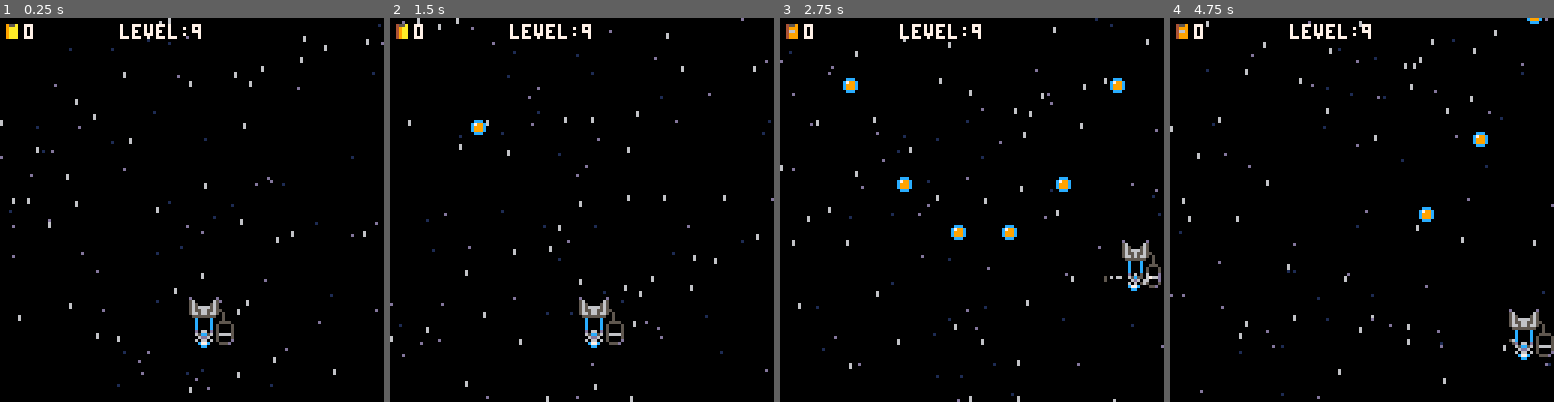
Above: before the commit, frames 1-4 (left to right).
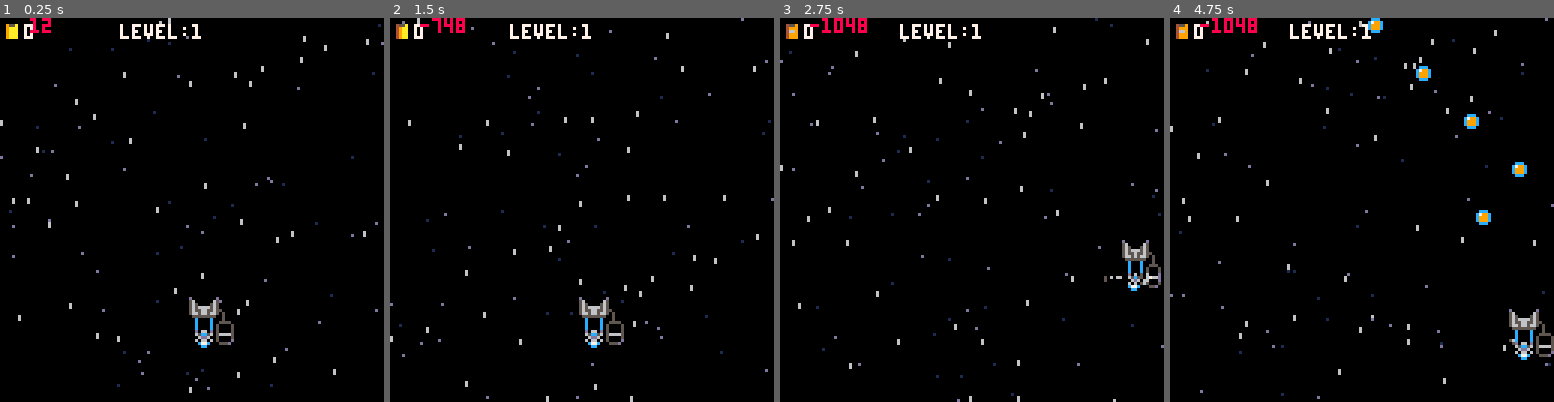
Above: after the commit, the same moments.

Repository: jacobneal65/drop-p8
Game: PICO-8 cartridge drop.p8
Same seed, same stepped clock (60 frames per second), same inputs: the game is played once before the commit and once after it.
Inputs:
- Up to frame 1 (0.25 s): no input
- Up to frame 2 (1.5 s): no input
- Up to frame 3 (2.75 s): hold Right 1.6-2.1 s; hold Up 2.15-2.42 s; hold Right from 2.47 s (still down)
- Up to frame 4 (4.75 s): release Right at 3.03 s; hold Left 3.08-3.58 s; hold Down 3.63-3.97 s; hold Right 4.02-4.68 s; hold Up from 4.73 s (still down)

The runs differ from the first frame. In frame 1, 0.2% of the frame differs, in the area x 7-53%, y 0-6%; in frame 2, 0.4%; in frame 3, 1.1%; in frame 4, 1.3%, in the area x 7-97%, y 0-54%.

Commit message:
adding a finite state machine

Diff:
--- a/drop.p8
+++ b/drop.p8
@@ -25,12 +25,12 @@
 	t_spr=64 --trash sprite
 	t_cnt=5
 	t_itrvl=16
-	t_ybnd=128
-	t_uybnd=-11
+	t_ybnd=128--lower y bound
+	t_uybnd=-11--upper y bound
 	t_grav=2
 	grav=2
 	frict=0.90
-	level=9--level
+	level=1--level
 	pt=0--points
 	pt_total=50
 	t=0
@@ -51,11 +51,14 @@
 		add(ss_ani,sss+i)
 	end
 
+	dots={}--used for preview
+	_upd=upd_player
+	_drw=drw_player
+
  load_trash()
 end
 
-function _update()
-t+=1
+function upd_player()
 	update_fx()
 	--plyr friction
 	p_dx*=frict
@@ -63,8 +66,6 @@
 
 	p_l=false
 	p_r=false
-	p_u=false
-	p_d=false
 	p_spr=3
 	b_spr=1
 	s_spr=19
@@ -89,8 +90,8 @@
 	 p_flp=true
 	end
 	--up/down
-	if (btn(2)) p_dy-=vacc p_u=true sfx(3)
-	if (btn(3)) p_dy+=vacc p_d=true sfx(2)
+	if (btn(2)) p_dy-=vacc sfx(3)
+	if (btn(3)) p_dy+=vacc sfx(2)
 
 	p_dx=(mid(-max_dx,p_dx,max_dx))
 	p_dy=(mid(-max_dy,p_dy,max_dy))
@@ -107,11 +108,29 @@
 	trash_update()
 
 	animatestars()
+end
+
+function _update()
+	t+=1
+	_upd()
 
 end
 
 function _draw()
 	cls()
+	_drw()
+
+	--debug
+	--debug_bounds()
+	offst=0
+	for txt in all(debug) do
+		print(txt,10,offst,8)
+		offst+=8
+	end
+end
+
+
+function drw_player()
 	starfield()
  	draw_fx()
  local t_px=flr(p_x)
@@ -150,14 +169,6 @@
 		fire(p_x+1,p_y+4,-0.5,0,1,2,f2c)
 	end
 
-	if p_u then
-		--fire(p_x+4,p_y+4,0,0.5,2,5,f1c)
-	elseif p_d then
-		--fire(p_x+4,p_y-2,0,0,-0.5,10,f2c)
-	else
-
-	end
-
 	--flame
 	f_sprs={5,6,7,6,5}
 	spr(get_frame(f_sprs,1),t_px,t_py+8)
@@ -170,38 +181,13 @@
 	pset(t.x+3,t.y+3,7)
 	end
 
+	for d in all(dots) do
+		circfill(d.x+4,d.y+4,2,8)
+	end
+
 	spr(get_frame(ss_ani,2),0,0)
 	print(pt,8,2,7)
 	print("level:"..level,40,2,7)
-
-	--debug_bounds()
-
-	--debug
-	offst=0
-	for txt in all(debug) do
-		print(txt,10,offst,8)
-		offst+=8
-	end
-end
-
-function debug_bounds()
-
-	pbl=p_x-1
-	pbr=p_x+8
-	pbb=p_y-1
-	pbt=p_y-7
-
-	pset(p_x-1,p_y-1,8)--bl
-	pset(p_x+8,p_y-1,8)--br
-	pset(p_x-1,p_y-7,8)--tl
-	pset(p_x+8,p_y-7,8)--tr
-
-
-
-	for trash in all(trashs) do
-		pset(trash.x+4,trash.y+4,8)
-	end
-
 end
 -->8
 --trash
@@ -210,7 +196,8 @@
 function load_trash()
 	t_tmr=0
 	t_grav=grav
-	t_prvw=true
+	prvw=true
+	prvw_tmr=0
 	if level==1 then
 		fill_trash(64,2,10,0)--zig
 	elseif level==2 then
@@ -246,6 +233,7 @@
 end
 
 function fill_trash(_x,_sdir,_amt,_typ)
+	prvw_typ=_typ
 	for i=1,_amt do
 		local _i,nx=i,_x
 		if _typ==1 and i%2==0 then--cros
@@ -256,7 +244,6 @@
 			_i=1
 		end
  	trash={
- 		sprite=flr(rnd(t_cnt)+t_spr),
  		x=nx,
  		bx=nx,--base x
  		y=-10,
@@ -299,50 +286,74 @@
 end
 
 function trash_update()
-	for trash in all(trashs) do
-		t_prvw=false
-		if t_prvw then
-
-
-		elseif trash.dly >0 then
-			trash.dly-=1
+	if prvw then
+		--draw the pattern preview
+		dots={trashs[1]}
+		d_tmr=0
+		local cd = dots[1]
+		while d_tmr<10 do
+			d_tmr+=1
+			--cd.tmr=d_tmr/60
+
+			--if cd.typ==3 or cd.typ==4 then
+			--		cd.x,cd.y=get_pattern(cd)
+			--else
+			cd.y+=t_grav
+			cd.x=get_pattern(cd)
+			--end
+			add(dots,cd,d_tmr)
+		end
+
+		debug[1]=dots[2].x
+		if prvw_tmr<60 then
+			prvw_tmr+=1
 		else
-			if trash.typ==3 or trash.typ==4 then
-					trash.tmr=min(trash.tmr+0.02,1)
-					trash.x,trash.y=get_pattern_x(trash)
+			prvw=false
+		end
+
+		--else start the delay
+	else
+		for trash in all(trashs) do
+			if trash.dly >0 then
+				trash.dly-=1
 			else
-				trash.y+=t_grav
-				trash.x=get_pattern_x(trash)
+				if trash.typ==3 or trash.typ==4 then
+						trash.tmr=min(trash.tmr+0.02,1)
+						trash.x,trash.y=get_pattern(trash)
+				else
+					trash.y+=t_grav
+					trash.x=get_pattern(trash)
+				end
 			end
-		end
-		--trash captured
-		if trash_collides(trash) then
-			pt+=1
-			del(trashs,trash)
-			sfx(1)
-		end
-
-		--trash survived
-		if trash.y>t_ybnd
-		or trash.y<=t_uybnd
-		then
-			del(trashs,trash)
-			sfx(0)
-		end
-	end
-	--got all trash
-	if #trashs==0 then
-		if t_tmr>60 then
-			level+=1
-			load_trash()
-		else
-			t_tmr+=1
-		end
-
-	end
-end
-
-function get_pattern_x(_t)
+			--trash captured
+			if trash_collides(trash) then
+				pt+=1
+				del(trashs,trash)
+				sfx(1)
+			end
+
+			--trash survived
+			if trash.y>t_ybnd
+			or trash.y<=t_uybnd
+			then
+				del(trashs,trash)
+				sfx(0)
+			end
+		end
+		--got all trash
+		if #trashs==0 then
+			if t_tmr>60 then
+				level+=1
+				load_trash()
+			else
+				t_tmr+=1
+			end
+
+		end
+	end
+end
+
+function get_pattern(_t)
 	local _typ=_t.typ
 	if _typ==0 then--zig
 		return zig_p(_t)
@@ -369,7 +380,7 @@
 	return _t.x
 end
 
-function cros_p(_t)--_x,_y,i)
+function cros_p(_t)
 	if _t.y >= 0 then
 		local c_dir=-2
 		if _t.i%2==1 then
@@ -431,6 +442,25 @@
 --tools
 function get_frame(ani,spd)
  return ani[flr(t/spd)%#ani+1]
+end
+
+
+function debug_bounds()
+	pbl=p_x-1
+	pbr=p_x+8
+	pbb=p_y-1
+	pbt=p_y-7
+	pset(p_x-1,p_y-1,8)--bl
+	pset(p_x+8,p_y-1,8)--br
+	pset(p_x-1,p_y-7,8)--tl
+	pset(p_x+8,p_y-7,8)--tr
+
+
+
+	for trash in all(trashs) do
+		pset(trash.x+4,trash.y+4,8)
+	end
+
 end
 -->8
 --particles
